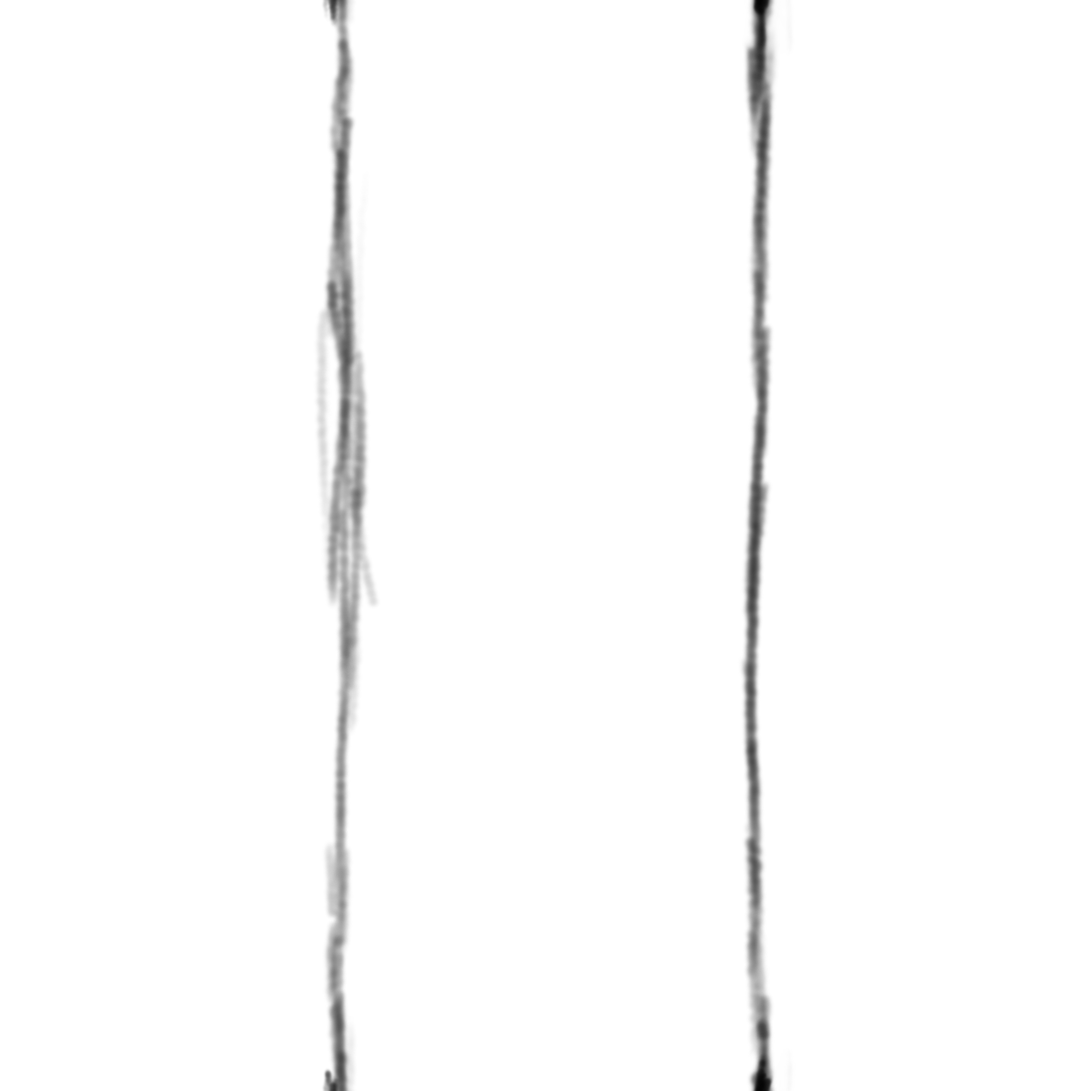
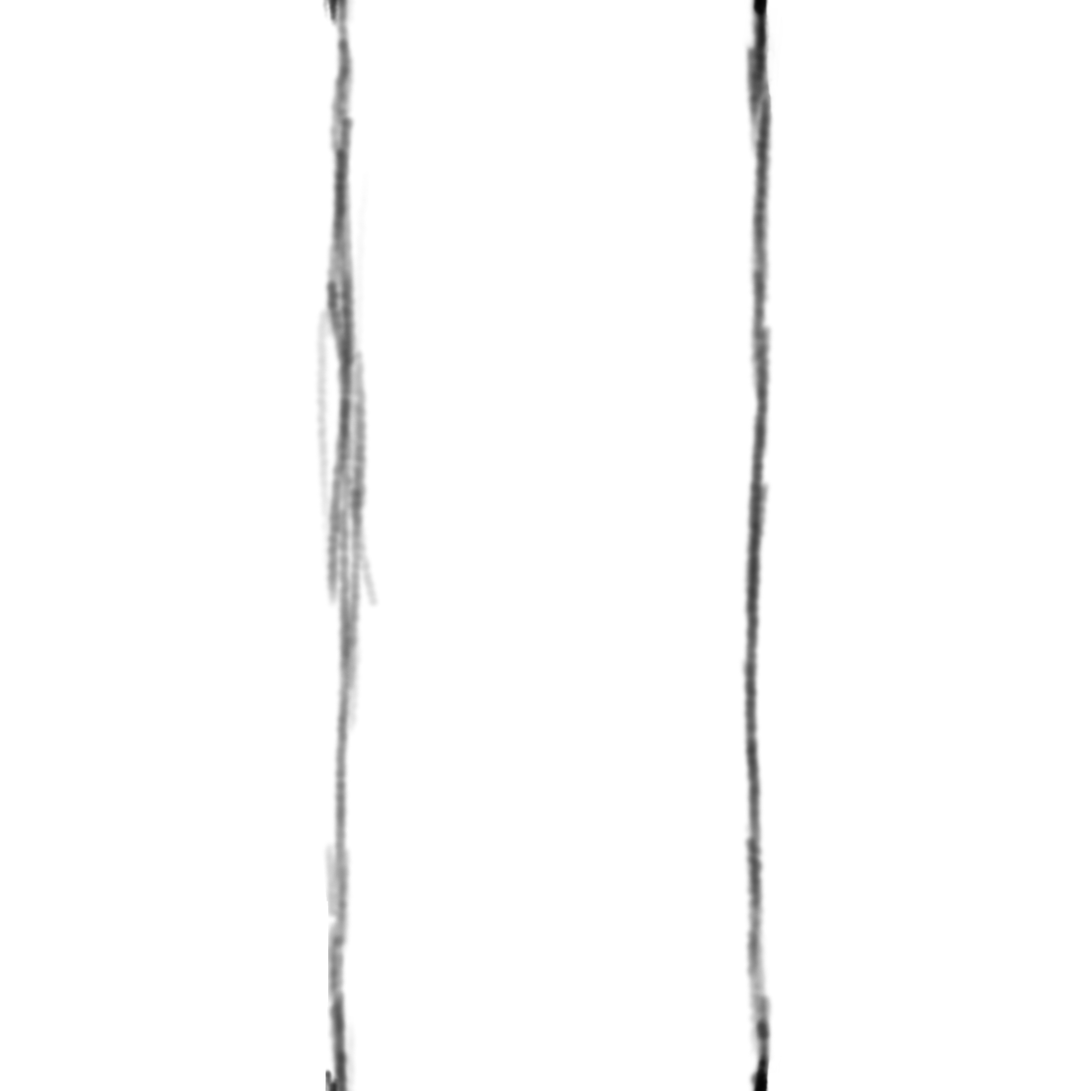
The second 1091×1091 image is a revision of the first. Changes to its layers:
painted on "Outline" over [321,0,794,1091]
painted on "Fill" over [321,0,794,1091]
